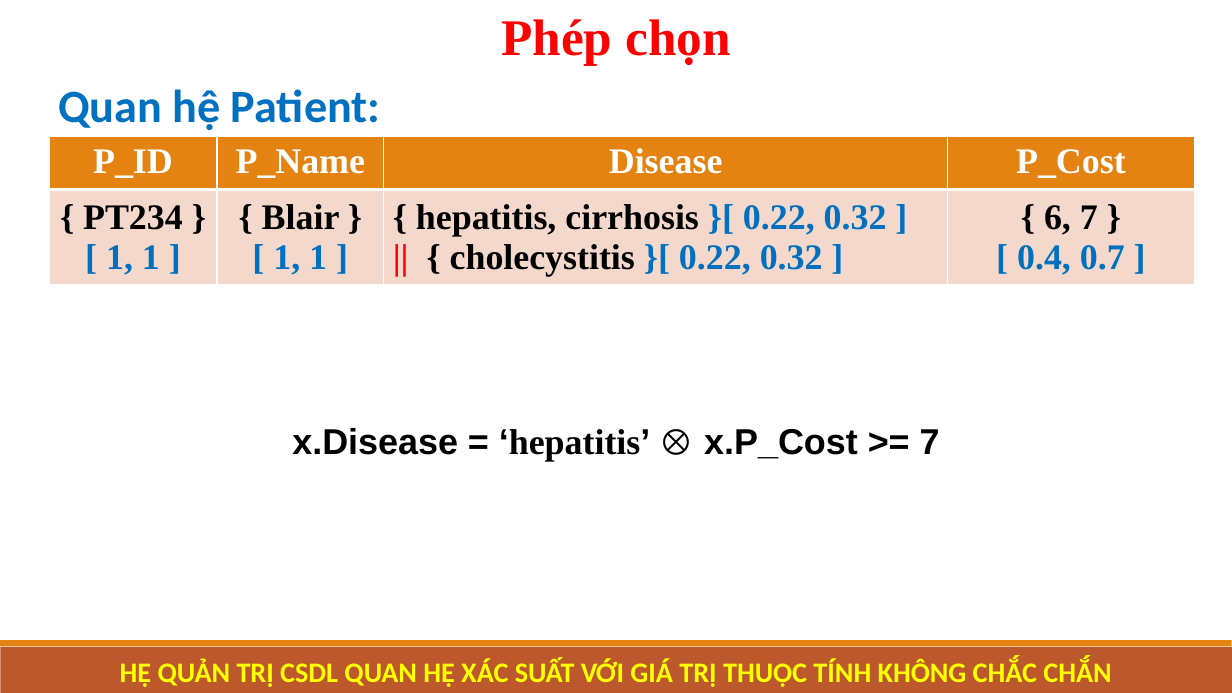
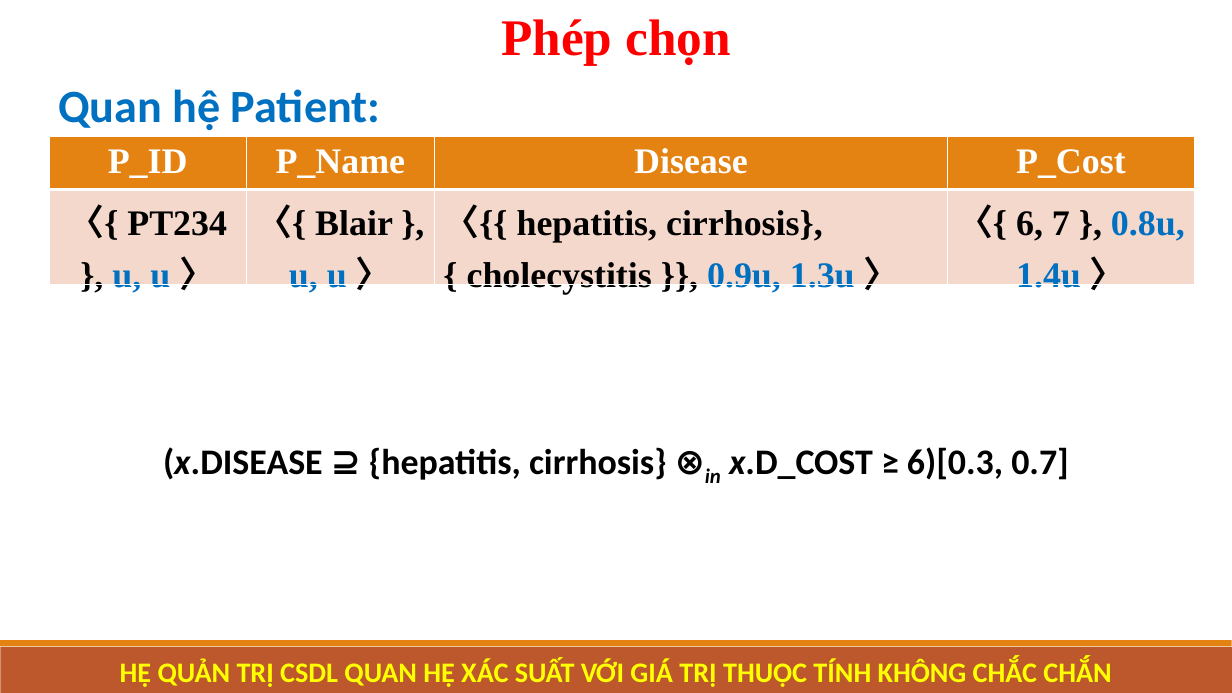
Before and after one commit to Nguyen-Dinh-Sang/PRDB_SQLine, a slide deck: slide 17 of Document/KLTN_Sang_Hai.pptx (slide 12 before the commit). Drawn at 1232x693 pixels with LibreOffice and Linux fonts; fonts in the diff are those of the drawing. Boxes give left, top, right and bottom in pixels: in the first picture for what was removed or moved away, otherwise in the second. Text is boxed around its words. In the diff, an @@ line names an element or a change of style, - is before the commit and + after.

```diff
--- a/Document/KLTN_Sang_Hai.pptx
+++ b/Document/KLTN_Sang_Hai.pptx
@@ table at (49, 137, 1195, 301) @@
-row 2: { PT234 } / [ 1, 1 ] | { Blair } / [ 1, 1 ] | { hepatitis, cirrhosis }[ 0.22, 0.32 ] / || { cholecystitis }[ 0.22, 0.32 ] | { 6, 7 } / [ 0.4, 0.7 ]
+row 2: 〈{ PT234 }, u, u 〉 | 〈{ Blair }, u, u 〉 | 〈{{ hepatitis, cirrhosis}, { cholecystitis }}, 0.9u, 1.3u 〉 | 〈{ 6, 7 }, 0.8u, 1.4u 〉
@@ text at (163, 447, 1069, 483): text changed; font Arial to Calibri @@
-x.Disease = ‘hepatitis’ ⊗ x.P_Cost >= 7
+(x.DISEASE ⊇ {hepatitis, cirrhosis} ⊗in x.D_COST ≥ 6)[0.3, 0.7]
```
Also in this commit, not shown: 10 other slides changed, 3 slides added, 2 slides removed, 2 other files.
